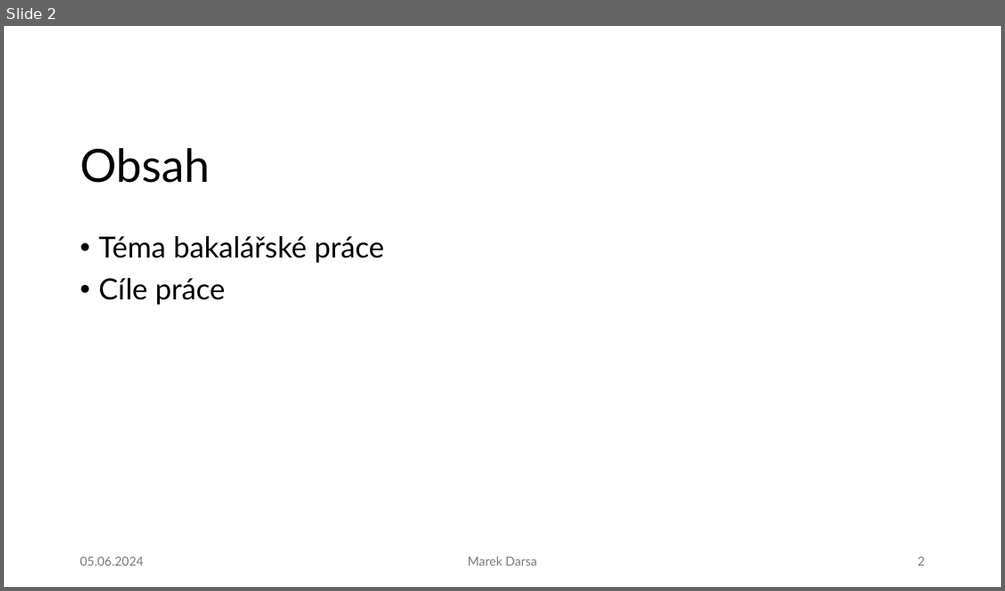
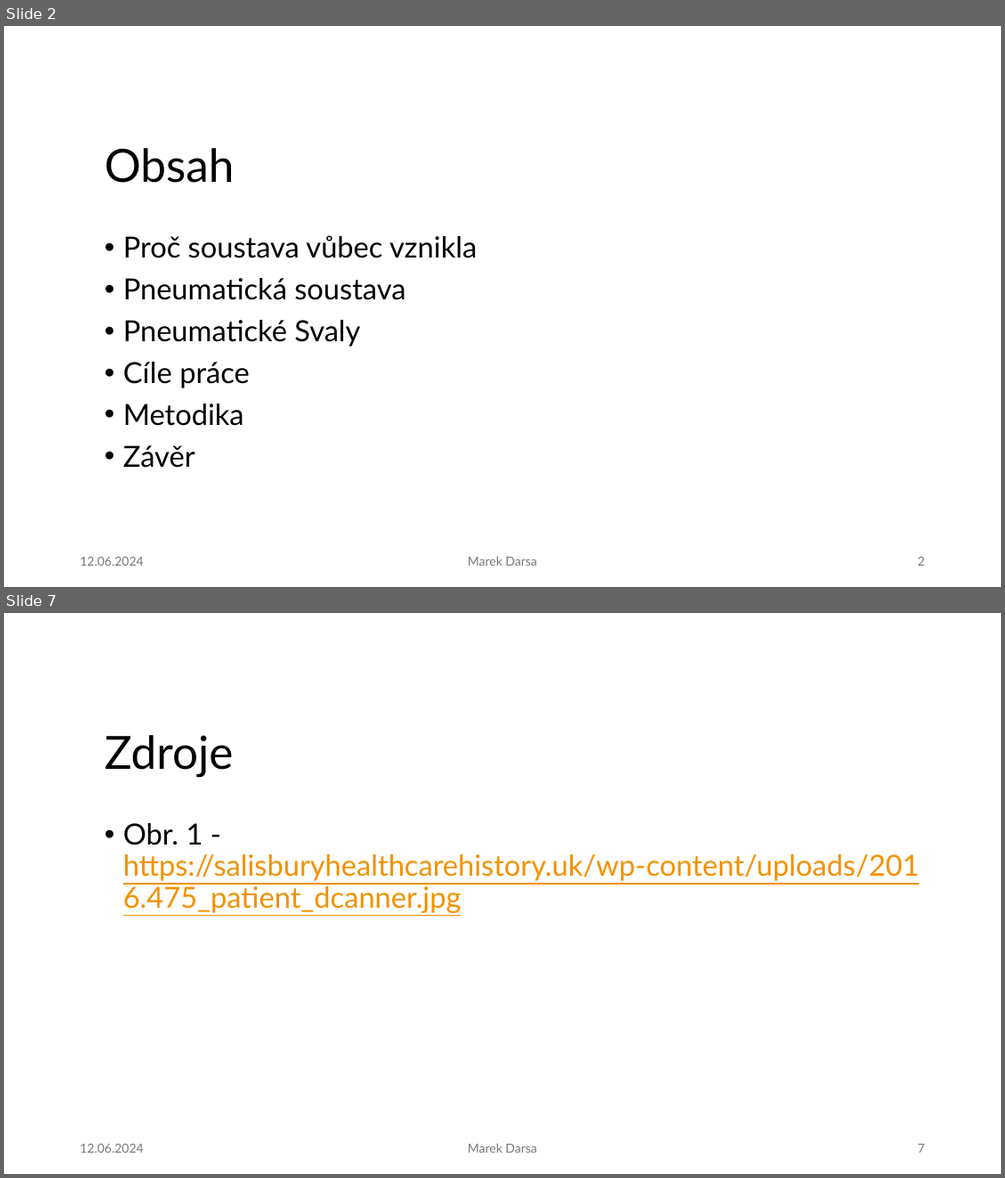
Before and after one commit to IronKnee22/Bakalarka, a slide deck: N_Obhajoba_darsamar.pptx. Shown one above the other, each under a label of ours: slide 2 before the commit, slides 2 and 7 after it; the slides between them are not shown. The pictures are 1005x591 and 1005x1178 pixels, drawn with LibreOffice and Linux fonts; fonts in the diff are those of the drawing; background and template pictures are left out. Boxes give left, top, right and bottom in pixels: in the first picture for what was removed or moved away, otherwise in the second. Text is boxed around its words. In the diff, an @@ line names an element or a change of style, - is before the commit and + after.

```diff
--- a/N_Obhajoba_darsamar.pptx
+++ b/N_Obhajoba_darsamar.pptx
@@ slide 7 added at (4, 613, 1001, 1174), background #FFFFFF @@
@@ title added at (105, 735, 234, 778), 44 pt, text #000000 @@
+Zdroje
@@ text added at (123, 823, 920, 913), 28 pt, text #F49100, underline @@
+• Obr. 1 - https://salisburyhealthcarehistory.uk/wp-content/uploads/2016.475_patient_dcanner.jpg
@@ text added at (80, 1143, 143, 1152), 12 pt, text #797979 @@
+12.06.2024
@@ text added at (468, 1143, 536, 1152), 12 pt, text #797979 @@
+Marek Darsa
@@ page number added at (917, 1143, 924, 1152), 12 pt, text #797979 @@
+7
@@ slide 2 changed as well @@
@@ title "Obsah": place and size @@
-title "Obsah" at (80, 148, 210, 183)
+title "Obsah" at (105, 148, 235, 183)
@@ text "Proč soustava vůbec vznikla": place and size @@
-text "Proč soustava vůbec vznikla" at (98, 236, 385, 305)
+text "Proč soustava vůbec vznikla" at (123, 235, 477, 467)
@@ text at (123, 235, 477, 346): text changed @@
-• Téma bakalářské práce
+• Proč soustava vůbec vznikla
+• Pneumatická soustava
+• Pneumatické Svaly
@@ text at (123, 403, 244, 467): paragraphs added @@
+• Metodika
+• Závěr
@@ text at (80, 556, 143, 565): text changed @@
-05.06.2024
+12.06.2024
```
Also in this commit, not shown: 1 other slide changed, 4 other slides added, 1 slide removed.
